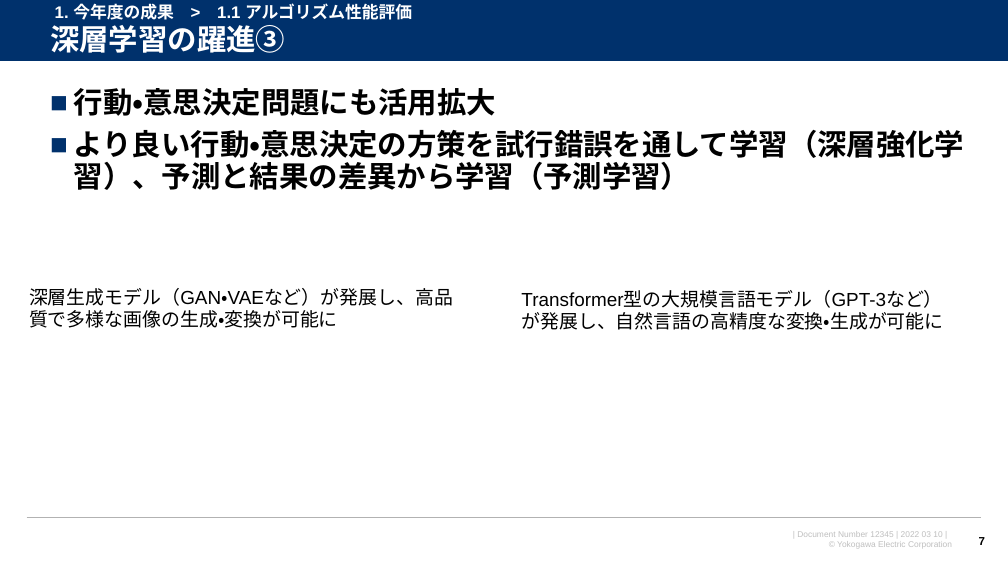
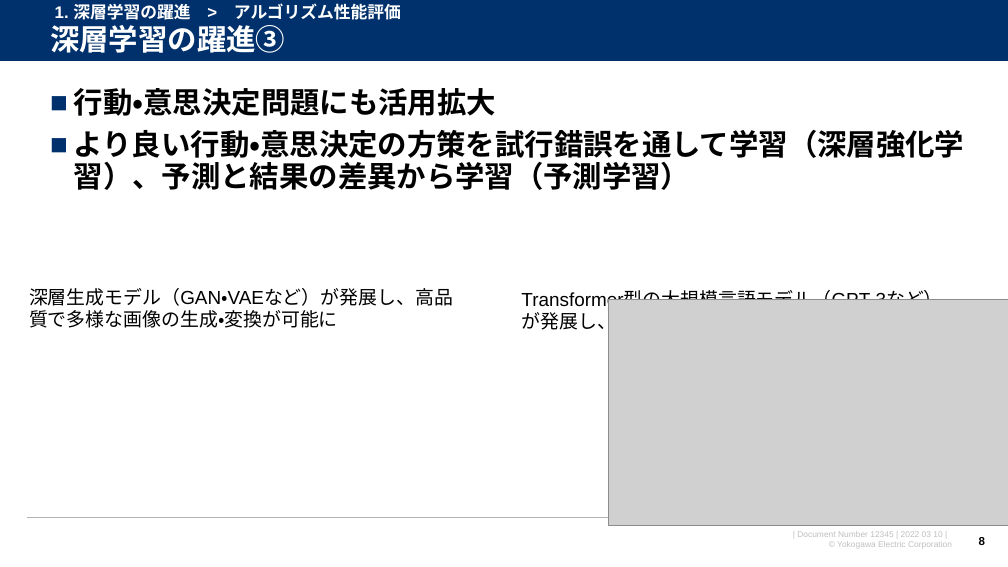
Before and after one commit to watarukumagai-git/opt, a slide deck: slide 8 of MMW/20220310_MMW_kumagai_rev.0.pptx (slide 7 before the commit). Drawn at 1008x567 pixels with LibreOffice and Linux fonts; fonts in the diff are those of the drawing; grey boxes stand for pictures; background and template pictures are left out. Boxes give left, top, right and bottom in pixels: in the first picture for what was removed or moved away, otherwise in the second. Text is boxed around its words. In the diff, an @@ line names an element or a change of style, - is before the commit and + after.

```diff
--- a/MMW/20220310_MMW_kumagai_rev.0.pptx
+++ b/MMW/20220310_MMW_kumagai_rev.0.pptx
@@ text at [55,3,401,20]: text changed @@
-1. 今年度の成果 > 1.1 アルゴリズム性能評価
+1. 深層学習の躍進 > アルゴリズム性能評価
@@ picture added at [609,299,1008,526] @@
@@ page number at [979,536,985,548]: text changed @@
-7
+8
```
Also in this commit, not shown: 9 other slides changed, 4 slides added, 7 slides removed, 1 other file.
